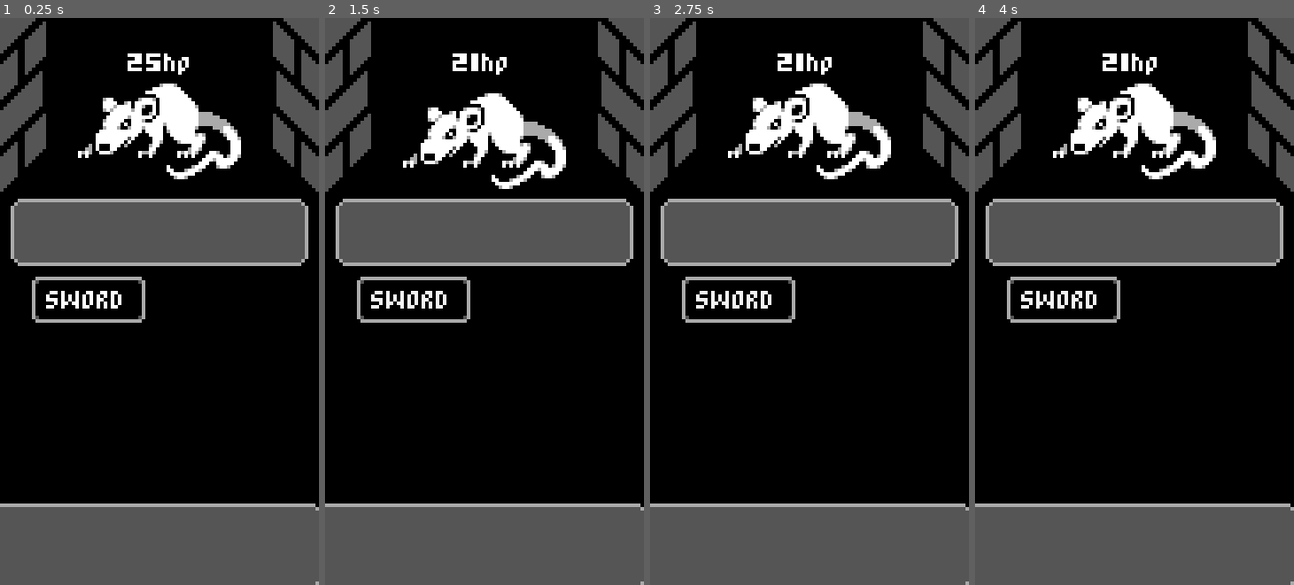
Above: before the commit, frames 1-4 (left to right).
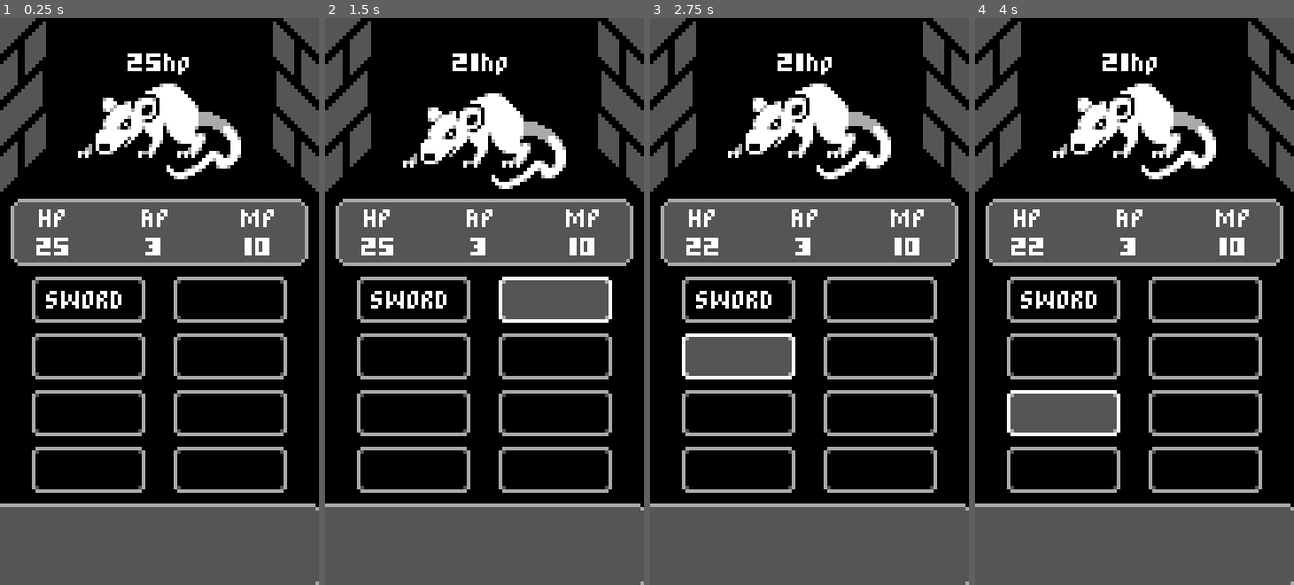
Above: after the commit, the same moments.

Repository: gkorzan/mobile-rpg-tutorial
Game: Godot game, scene res://battle.tscn
The game is run twice, just before and just after one commit, with the same random seed, the same clock (stepped at 60 frames per second) and the same inputs.
Inputs (mouse positions are in pixels of both pictures, inside the frame that each line leads up to):
- Up to frame 1 (0.25 s): no input
- Up to frame 2 (1.5 s): click "SWORD" at 0.5 s; click (554, 301) at 1.27 s
- Up to frame 3 (2.75 s): click (739, 358) at 2.02 s
- Up to frame 4 (4 s): click (1204, 358) at 2.77 s; click (1064, 414) at 3.52 s

The runs differ from the first frame. In frame 1, 5.1% of the frame differs, in the area x 10-90%, y 33-84%; in frame 2, 7.4%; in frame 3, 7.4%; in frame 4, 7.4%.

Commit message:
chore: VID-4 - ui and player stats

Diff:
--- a/battle.gd
+++ b/battle.gd
@@ -3,7 +3,7 @@
 @onready
 var enemy = $Enemy
 @onready
-var swordButton = $UI/SwordButton
+var actionButtons = $UI/ActionButtons
 
 func _on_sword_button_pressed():
 	if (enemy != null):
@@ -11,5 +11,5 @@
 
 
 func _on_enemy_dead():
-	swordButton.hide()
+	actionButtons.hide()
 	enemy = null
--- a/battle.tscn
+++ b/battle.tscn
@@ -1,12 +1,17 @@
-[gd_scene load_steps=5 format=3 uid="uid://cd0yaux7te2w0"]
+[gd_scene load_steps=7 format=3 uid="uid://cd0yaux7te2w0"]
 
 [ext_resource type="Script" path="res://battle.gd" id="1_lgd4f"]
 [ext_resource type="Texture2D" uid="uid://dg4vl5n5wy4s1" path="res://Images/Dungeon.png" id="1_s7r6l"]
 [ext_resource type="Texture2D" uid="uid://cney52inyl2fi" path="res://Images/Mobile RPG Mockup.png" id="1_topa1"]
+[ext_resource type="Script" path="res://player-stats.gd" id="2_tf8kt"]
 [ext_resource type="PackedScene" uid="uid://cof74u7vkdslc" path="res://enemy.tscn" id="4_ufn8p"]
+[ext_resource type="Script" path="res://stats-panel.gd" id="6_ut2h2"]
 
 [node name="Battle" type="Node"]
 script = ExtResource("1_lgd4f")
+
+[node name="PlayerStats" type="Node" parent="."]
+script = ExtResource("2_tf8kt")
 
 [node name="Dungeon" type="Sprite2D" parent="."]
 position = Vector2(45, 80)
@@ -35,14 +40,42 @@
 offset_top = 51.0
 offset_right = 87.0
 offset_bottom = 70.0
+script = ExtResource("6_ut2h2")
 
-[node name="SwordButton" type="Button" parent="UI"]
-layout_mode = 0
-offset_left = 9.0
-offset_top = 73.0
-offset_right = 41.0
-offset_bottom = 86.0
-text = "SWORD"
+[node name="StatsHContainer" type="HBoxContainer" parent="UI/StatsPanel"]
+layout_mode = 1
+anchors_preset = 15
+anchor_right = 1.0
+anchor_bottom = 1.0
+grow_horizontal = 2
+grow_vertical = 2
+
+[node name="HP" type="Label" parent="UI/StatsPanel/StatsHContainer"]
+layout_mode = 2
+size_flags_horizontal = 3
+size_flags_vertical = 1
+text = "HP
+25"
+horizontal_alignment = 1
+vertical_alignment = 1
+
+[node name="AP" type="Label" parent="UI/StatsPanel/StatsHContainer"]
+layout_mode = 2
+size_flags_horizontal = 3
+size_flags_vertical = 1
+text = "AP
+3"
+horizontal_alignment = 1
+vertical_alignment = 1
+
+[node name="MP" type="Label" parent="UI/StatsPanel/StatsHContainer"]
+layout_mode = 2
+size_flags_horizontal = 3
+size_flags_vertical = 1
+text = "MP
+10"
+horizontal_alignment = 1
+vertical_alignment = 1
 
 [node name="TextBoxPanel" type="Panel" parent="UI"]
 layout_mode = 0
@@ -51,5 +84,51 @@
 offset_right = 91.0
 offset_bottom = 161.0
 
+[node name="ActionButtons" type="GridContainer" parent="UI"]
+layout_mode = 0
+offset_left = 9.0
+offset_top = 73.0
+offset_right = 81.0
+offset_bottom = 134.0
+theme_override_constants/h_separation = 8
+theme_override_constants/v_separation = 3
+columns = 2
+
+[node name="SwordButton" type="Button" parent="UI/ActionButtons"]
+custom_minimum_size = Vector2(32, 13)
+layout_mode = 2
+text = "SWORD"
+
+[node name="TestButotn" type="Button" parent="UI/ActionButtons"]
+custom_minimum_size = Vector2(32, 13)
+layout_mode = 2
+
+[node name="TestButotn2" type="Button" parent="UI/ActionButtons"]
+custom_minimum_size = Vector2(32, 13)
+layout_mode = 2
+
+[node name="TestButotn3" type="Button" parent="UI/ActionButtons"]
+custom_minimum_size = Vector2(32, 13)
+layout_mode = 2
+
+[node name="TestButotn4" type="Button" parent="UI/ActionButtons"]
+custom_minimum_size = Vector2(32, 13)
+layout_mode = 2
+
+[node name="TestButotn5" type="Button" parent="UI/ActionButtons"]
+custom_minimum_size = Vector2(32, 13)
+layout_mode = 2
+
+[node name="TestButotn6" type="Button" parent="UI/ActionButtons"]
+custom_minimum_size = Vector2(32, 13)
+layout_mode = 2
+
+[node name="TestButotn7" type="Button" parent="UI/ActionButtons"]
+custom_minimum_size = Vector2(32, 13)
+layout_mode = 2
+
+[connection signal="ap_changed" from="PlayerStats" to="UI/StatsPanel" method="_on_player_stats_ap_changed"]
+[connection signal="hp_changed" from="PlayerStats" to="UI/StatsPanel" method="_on_player_stats_hp_changed"]
+[connection signal="mp_changed" from="PlayerStats" to="UI/StatsPanel" method="_on_player_stats_mp_changed"]
 [connection signal="dead" from="Enemy" to="." method="_on_enemy_dead"]
-[connection signal="pressed" from="UI/SwordButton" to="." method="_on_sword_button_pressed"]
+[connection signal="pressed" from="UI/ActionButtons/SwordButton" to="." method="_on_sword_button_pressed"]
--- a/enemy.gd
+++ b/enemy.gd
@@ -21,3 +21,8 @@
 		animationPlayer.play("SHAKE")
 		await animationPlayer.animation_finished
 		animationPlayer.play("ATTACK")
+		await animationPlayer.animation_finished
+
+		var battle = get_tree().current_scene
+		var player = battle.find_child("PlayerStats")
+		player.hp -= 3
--- /dev/null
+++ b/player-stats.gd
@@ -0,0 +1,25 @@
+extends Node
+
+const MAX_HP = 25
+var hp = MAX_HP: set = set_hp
+const MAX_AP = 3
+var ap = MAX_AP: set = set_ap
+const MAX_MP = 10
+var mp = MAX_MP: set = set_mp
+
+signal hp_changed(value)
+signal ap_changed(value)
+signal mp_changed(value)
+signal end_turn
+
+func set_hp(value):
+	hp = min(MAX_HP, value)
+	emit_signal("hp_changed", hp)
+
+func set_ap(value):
+	ap = min(MAX_AP, value)
+	emit_signal("ap_changed", ap)
+
+func set_mp(value):
+	mp = min(MAX_MP, value)
+	emit_signal("mp_changed", mp)
--- /dev/null
+++ b/stats-panel.gd
@@ -0,0 +1,17 @@
+extends Panel
+
+@onready var hpLable = $StatsHContainer/HP
+@onready var apLable = $StatsHContainer/AP
+@onready var mpLable = $StatsHContainer/MP
+
+
+func _on_player_stats_hp_changed(value):
+	hpLable.text = "HP\n"+str(value)
+
+
+func _on_player_stats_ap_changed(value):
+	apLable.text = "AP\n"+str(value)
+
+
+func _on_player_stats_mp_changed(value):
+	mpLable.text = "MP\n"+str(value)
--- a/styles/default-theme.tres
+++ b/styles/default-theme.tres
@@ -22,6 +22,7 @@
 Button/styles/hover = ExtResource("2_hmpwr")
 Button/styles/normal = ExtResource("1_arhs4")
 Button/styles/pressed = ExtResource("3_1223w")
+Label/colors/font_color = Color(1, 1, 1, 1)
 OptionButton/styles/disabled = ExtResource("4_m88pm")
 OptionButton/styles/focus = ExtResource("4_m88pm")
 OptionButton/styles/hover = ExtResource("4_m88pm")
